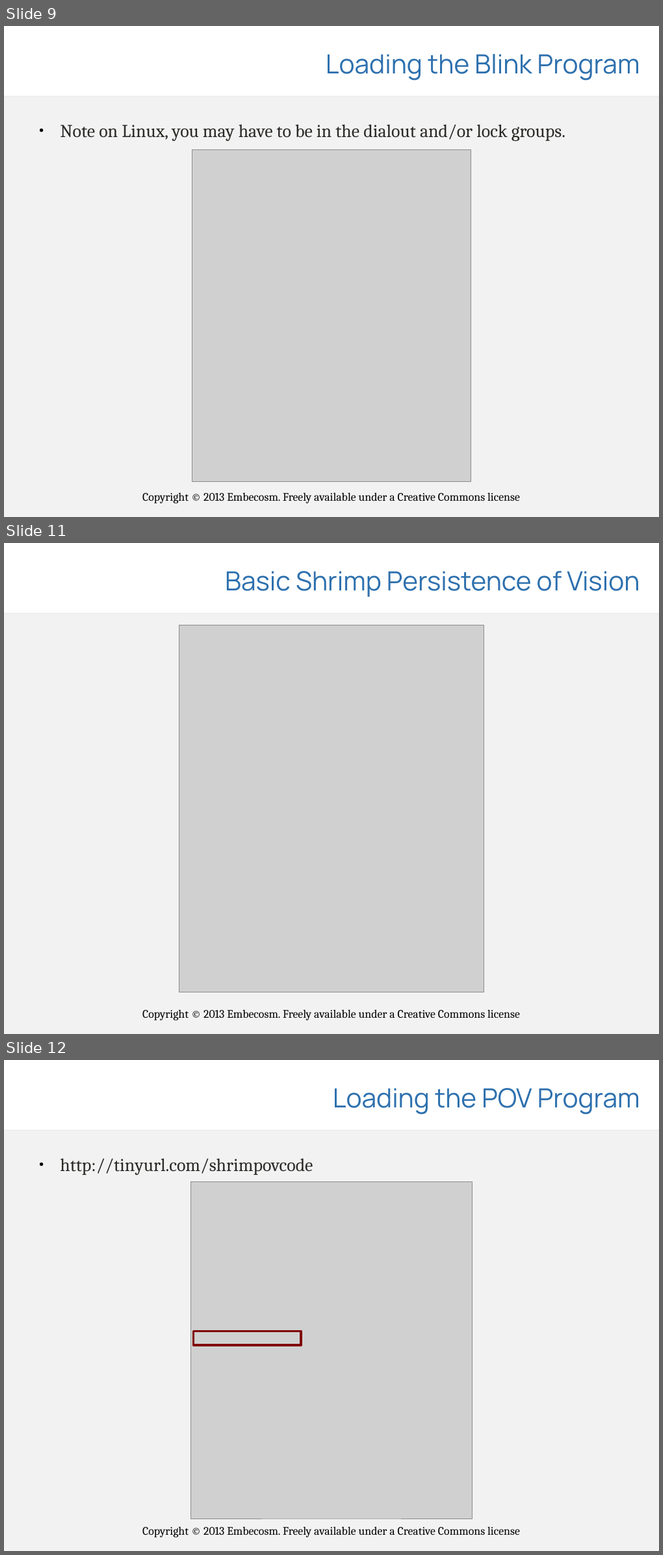
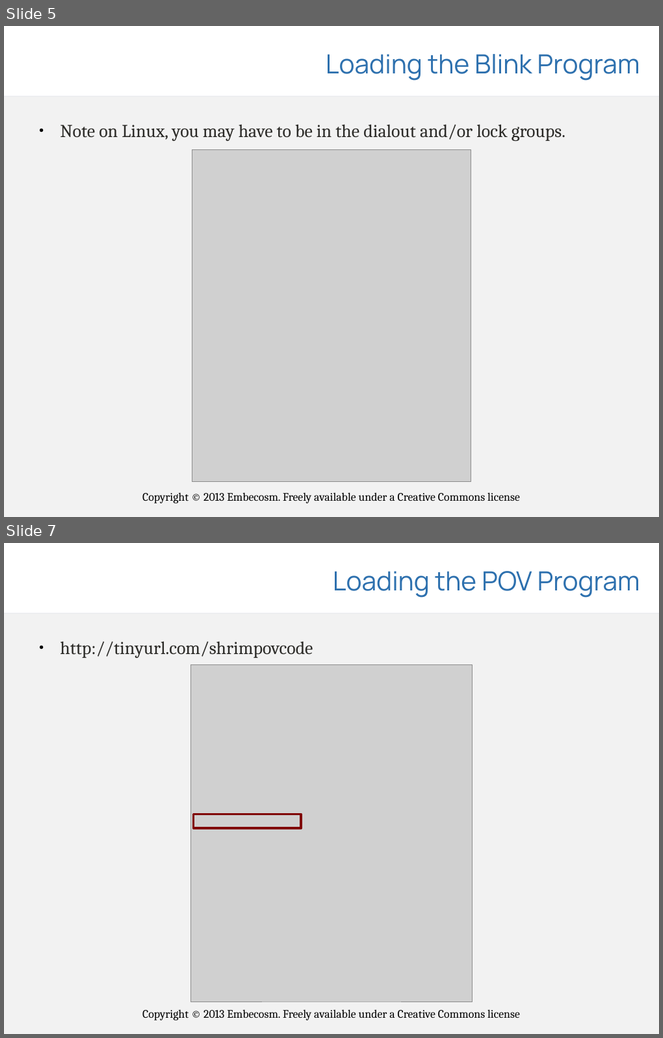
Before and after one commit to embecosm/shrimp-pov, a slide deck: presentations/shrimp-pov.odp. Shown one above the other, each under a label of ours: slides 9, 11 and 12 before the commit, slides 5 and 7 after it; the slides between them are not shown. The pictures are 663x1555 and 663x1038 pixels, drawn with LibreOffice and Linux fonts; fonts in the diff are those of the drawing; grey boxes stand for pictures; background and template pictures are left out. Boxes give left, top, right and bottom in pixels: in the first picture for what was removed or moved away, otherwise in the second. Text is boxed around its words. In the diff, an @@ line names an element or a change of style, - is before the commit and + after.

```diff
--- a/presentations/shrimp-pov.odp
+++ b/presentations/shrimp-pov.odp
@@ slide 11 removed at [4,543,659,1034], background #FFFFFF; not listed: 4 template elements that a slide beside it also shows @@
@@ title removed at [225,571,640,597] @@
-Basic Shrimp Persistence of Vision
@@ picture removed at [180,625,484,993] @@
@@ what was slide 9 is now slide 5 @@
@@ what was slide 12 is now slide 7 @@
```
Also in this commit, not shown: 3 slides changed, 4 slides added, 5 other slides removed, 1 other file.
